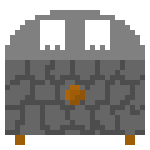
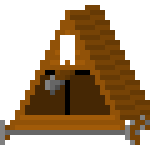
Revision of a layered 150px x 150px image; what changed, layer by layer:
added layer "Layer" above "peasant.png" over [0, 5, 150, 145]
hid "peasant.png" over [5, 10, 145, 145]
